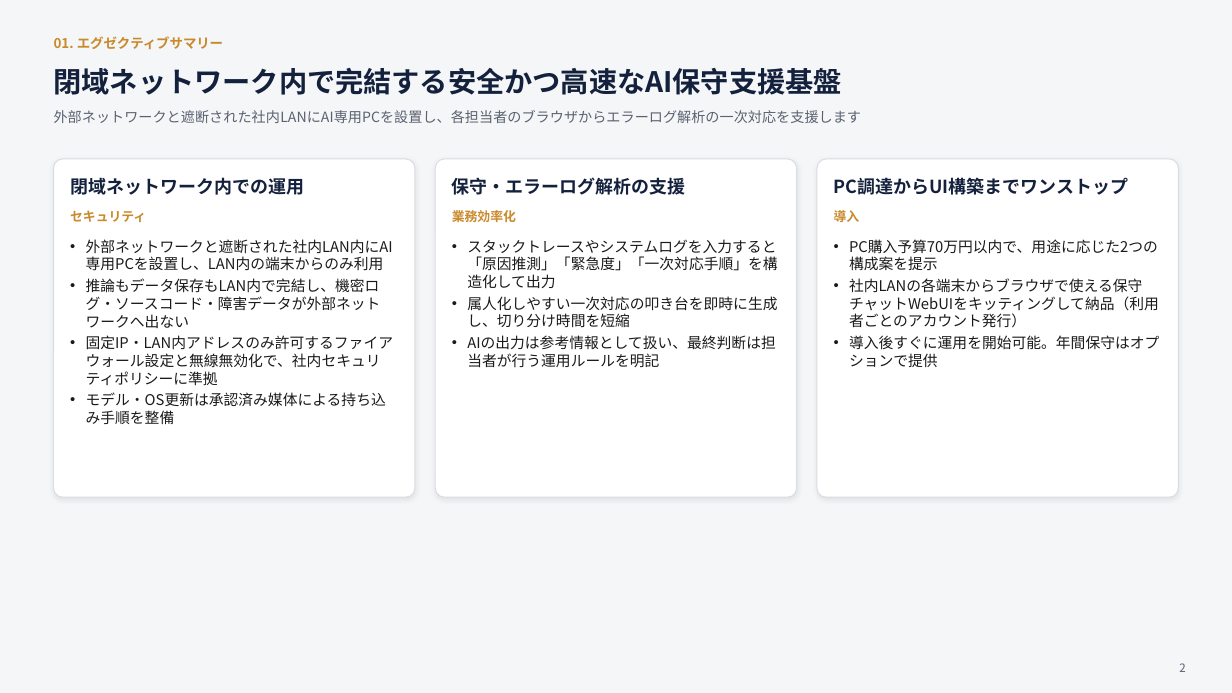
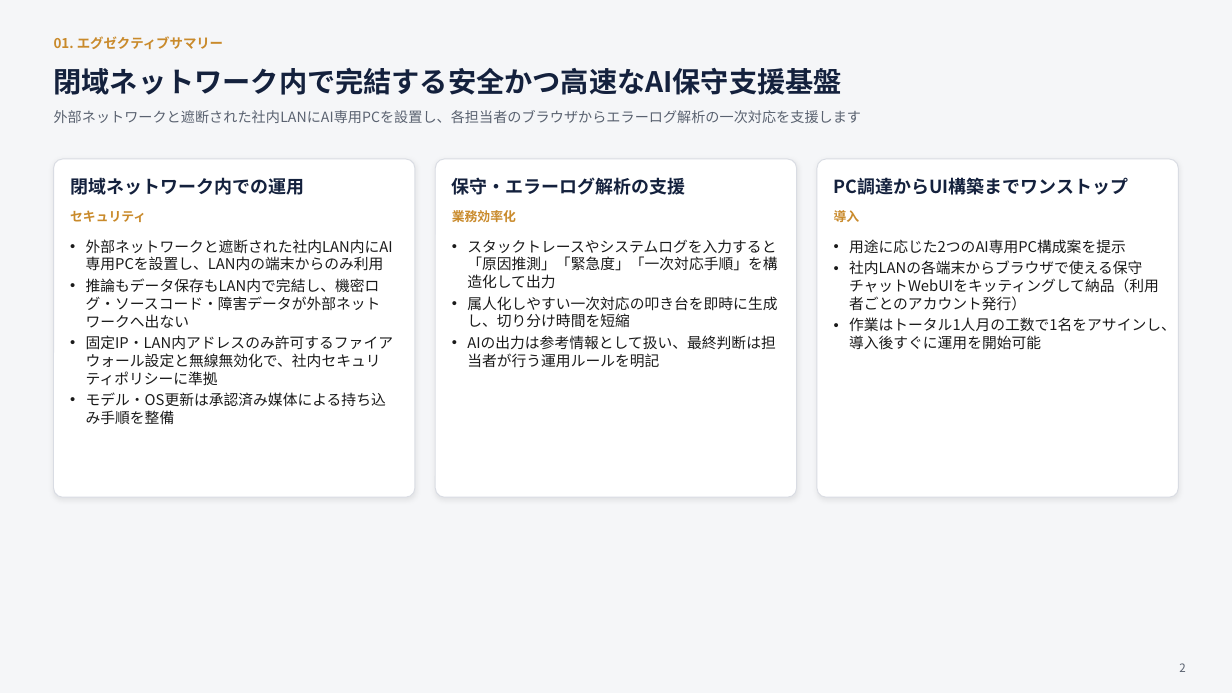
Before and after one commit to EN-Office/EN-Office, a slide deck: slide 2 of docs/proposal/local_llm_proposal_v3.pptx. Drawn at 1232x693 pixels with LibreOffice and Linux fonts; fonts in the diff are those of the drawing. Boxes give left, top, right and bottom in pixels: in the first picture for what was removed or moved away, otherwise in the second. Text is boxed around its words. In the diff, an @@ line names an element or a change of style, - is before the commit and + after.

```diff
--- a/docs/proposal/local_llm_proposal_v3.pptx
+++ b/docs/proposal/local_llm_proposal_v3.pptx
@@ text at <box>849,239,1126,254</box>: text changed @@
-• PC購入予算70万円以内で、用途に応じた2つの構成案を提示
+• 用途に応じた2つのAI専用PC構成案を提示
@@ text at <box>849,317,1176,350</box>: text changed @@
-• 導入後すぐに運用を開始可能。年間保守はオプションで提供
+• 作業はトータル1人月の工数で1名をアサインし、導入後すぐに運用を開始可能
```
Also in this commit, not shown: 5 other slides changed, 3 other files.
